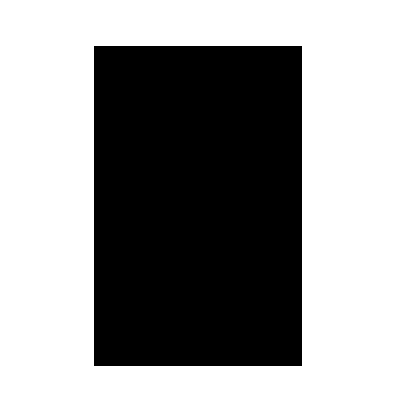
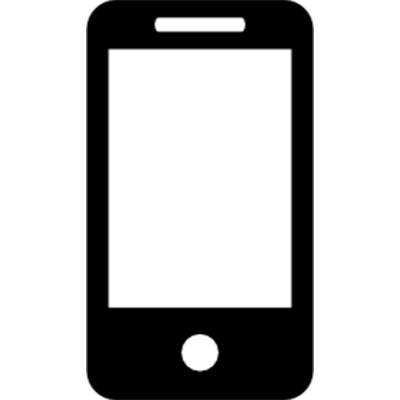
Layers edited between the first and the second (400, 400) image:
removed layer "Rectangle 1" over left=107, top=48, right=293, bottom=366
added layer "cell" above "board" over left=86, top=0, right=314, bottom=400
